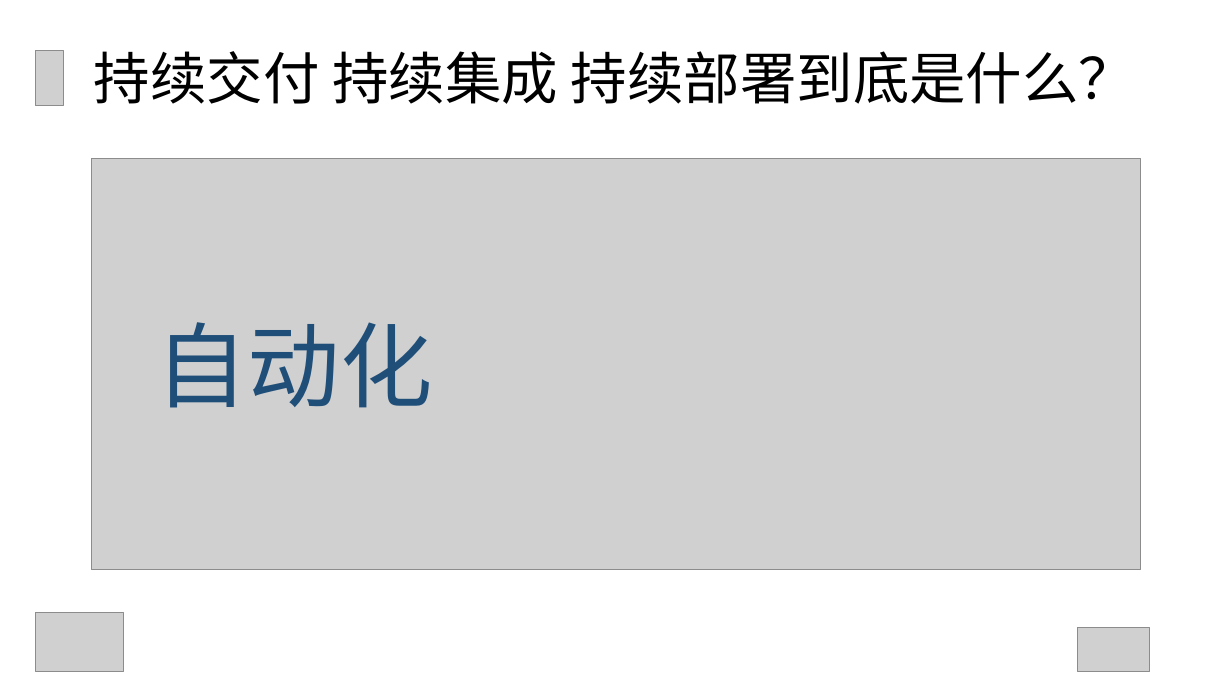
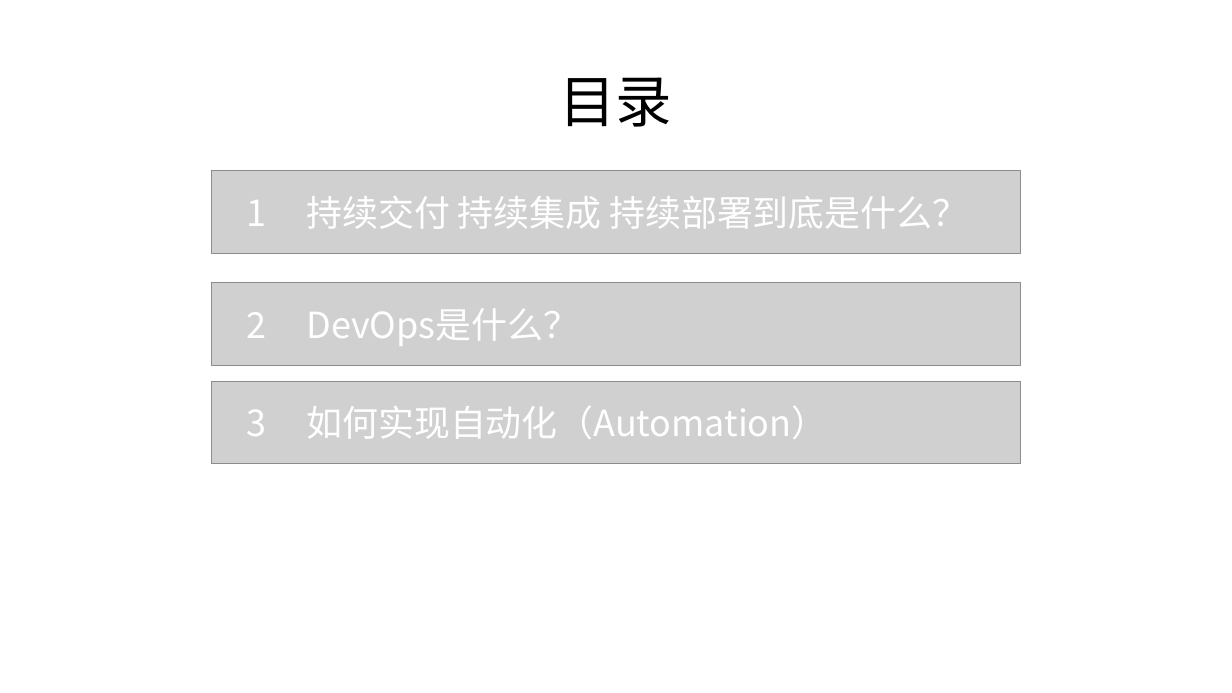
Before and after one commit to GuoxinL/devops-ppt, a slide deck: slide 7 of Jenkins的应用与分享.ppt (slide 3 before the commit). Drawn at 1232x693 pixels with LibreOffice and Linux fonts; fonts in the diff are those of the drawing; grey boxes stand for pictures. Boxes give left, top, right and bottom in pixels: in the first picture for what was removed or moved away, otherwise in the second. Text is boxed around its words. In the diff, an @@ line names an element or a change of style, - is before the commit and + after.

```diff
--- a/Jenkins的应用与分享.ppt
+++ b/Jenkins的应用与分享.ppt
@@ title added at (x1=559, y1=77, x2=672, y2=127), 44 pt, text #000000 @@
+目录
@@ picture resized from (x1=35, y1=51, x2=64, y2=105) to (x1=211, y1=171, x2=1021, y2=253) @@
@@ text "1 持续交付 持续集成 持续部署到底是什么？" at (x1=246, y1=196, x2=968, y2=229): vertical alignment middle to top @@
@@ text at (x1=246, y1=196, x2=968, y2=229): text changed; size 44 to 28 pt; text colour #000000 to #FFFFFF @@
-持续交付 持续集成 持续部署到底是什么？
+1 持续交付 持续集成 持续部署到底是什么？
@@ picture resized from (x1=91, y1=159, x2=1140, y2=570) to (x1=211, y1=283, x2=1021, y2=365) @@
@@ text removed at (x1=155, y1=322, x2=432, y2=408) @@
-自动化
@@ text added at (x1=246, y1=309, x2=579, y2=346), 28 pt, text #FFFFFF @@
+2 DevOps是什么？
@@ picture resized from (x1=35, y1=612, x2=124, y2=671) to (x1=211, y1=381, x2=1021, y2=464) @@
@@ text added at (x1=246, y1=406, x2=828, y2=439), 28 pt, text #FFFFFF @@
+3 如何实现自动化（Automation）
@@ picture removed at (x1=1078, y1=627, x2=1150, y2=671) @@
```
Also in this commit, not shown: 9 other slides changed, 13 slides added, 7 slides removed, 4 other files.
